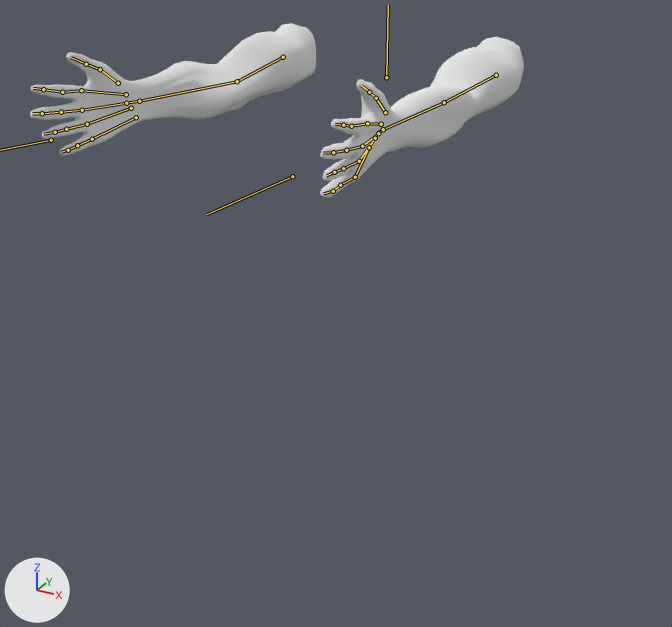
Before and after pictures for a commit that changed the Blender file arm.blend.
Camera for both pictures: a 50 mm camera at (0.751, -1.558, 0.288) aimed at (0.117, -0.405, -0.288). The axes (+X, +Y, +Z) are drawn at lower left. The lights are the same throughout. The bones that bend it are drawn over the model as lines.

Objects in the first picture: 'armLOW'.
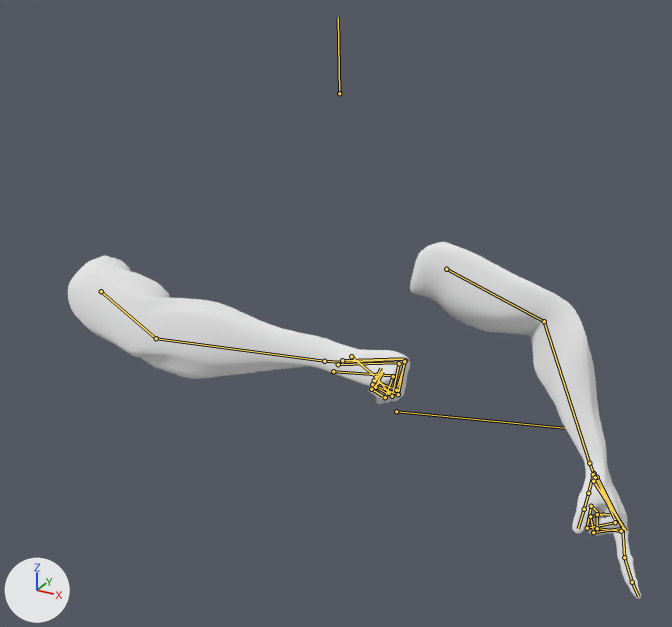
The newer file adds an action. The first version stands in its rest pose; the second is drawn at frame 20 of the action 'FUCKING_PUNCH'.

The edits, one by one:
Bone 'upper_arm.L' (bone_upper_arm_l) moves from (0.0, 0.0, 0.0) to (0.185, 0.228, -0.176).
Bone 'f_index.01.L' (bone_f_index_01_l) moves from (0.0, 0.0, 0.0) to (0.001, 0.005, 0.001).
Bone 'f_index.01.L' (bone_f_index_01_l) turns from (0, 0, 0) to (84, -20, 11) degrees about its own x, y and z.
Bone 'f_index.02.L' (bone_f_index_02_l) turns from (0, 0, 0) to (123, -20, -2) degrees about its own x, y and z.
Bone 'f_index.03.L' (bone_f_index_03_l) turns from (0, 0, 0) to (101, -17, 56) degrees about its own x, y and z.
Bone 'thumb.01.L' (bone_thumb_01_l) moves from (0.0, 0.0, 0.0) to (-0.003, 0.0, 0.002).
Bone 'thumb.01.L' (bone_thumb_01_l) turns from (0, 0, 0) to (-4, 33, 6) degrees about its own x, y and z.
Bone 'thumb.02.L' (bone_thumb_02_l) turns from (0, 0, 0) to (-11, -16, 22) degrees about its own x, y and z.
Bone 'thumb.03.L' (bone_thumb_03_l) turns from (0, 0, 0) to (9, -28, 13) degrees about its own x, y and z.
Bone 'f_middle.01.L' (bone_f_middle_01_l) moves from (0.0, 0.0, 0.0) to (-0.001, 0.002, -0.001).
Bone 'f_middle.01.L' (bone_f_middle_01_l) turns from (0, 0, 0) to (9, -20, 2) degrees about its own x, y and z.
Bone 'f_middle.02.L' (bone_f_middle_02_l) turns from (0, 0, 0) to (-12, 0, 0) degrees about its own x, y and z.
Bone 'f_middle.03.L' (bone_f_middle_03_l) turns from (0, 0, 0) to (-18, 0, 0) degrees about its own x, y and z.
Bone 'f_ring.01.L' (bone_f_ring_01_l) moves from (0.0, 0.0, 0.0) to (0.0, -0.001, 0.001).
Bone 'f_ring.01.L' (bone_f_ring_01_l) turns from (0, 0, 0) to (93, -6, -3) degrees about its own x, y and z.
Bone 'f_ring.02.L' (bone_f_ring_02_l) turns from (0, 0, 0) to (90, 0, 0) degrees about its own x, y and z.
Bone 'f_ring.03.L' (bone_f_ring_03_l) turns from (0, 0, 0) to (92, 28, 4) degrees about its own x, y and z.
Bone 'f_pinky.01.L' (bone_f_pinky_01_l) moves from (0.0, 0.0, 0.0) to (-0.004, 0.0, 0.007).
Bone 'f_pinky.01.L' (bone_f_pinky_01_l) turns from (0, 0, 0) to (104, 9, -8) degrees about its own x, y and z.
Bone 'f_pinky.02.L' (bone_f_pinky_02_l) turns from (0, 0, 0) to (94, 0, 0) degrees about its own x, y and z.
Bone 'f_pinky.03.L' (bone_f_pinky_03_l) turns from (0, 0, 0) to (70, 8, -2) degrees about its own x, y and z.
Bone 'hand.L.001' (bone_hand_l_001) moves from (0.0, 0.0, 0.0) to (-0.317, -0.259, -0.832).
Bone 'hand.L.001' (bone_hand_l_001) turns from (0, 0, 0) to (-52, 23, -24) degrees about its own x, y and z.
Bone 'upper_arm.R' (bone_upper_arm_r) moves from (0.0, 0.0, 0.0) to (-0.108, 0.618, -0.123).
Bone 'palm.01.R' (bone_palm_01_r) moves from (0.0, 0.0, 0.0) to (-0.004, -0.002, 0.005).
Bone 'palm.01.R' (bone_palm_01_r) turns from (0, 0, 0) to (1, -3, 2) degrees about its own x, y and z.
Bone 'f_index.01.R' (bone_f_index_01_r) moves from (0.0, 0.0, 0.0) to (-0.002, 0.003, 0.001).
Bone 'f_index.01.R' (bone_f_index_01_r) turns from (0, 0, 0) to (88, 15, -32) degrees about its own x, y and z.
Bone 'f_index.02.R' (bone_f_index_02_r) turns from (0, 0, 0) to (92, 34, -14) degrees about its own x, y and z.
Bone 'f_index.03.R' (bone_f_index_03_r) turns from (0, 0, 0) to (92, -2, -25) degrees about its own x, y and z.
Bone 'thumb.01.R' (bone_thumb_01_r) moves from (0.0, 0.0, 0.0) to (-0.002, -0.003, 0.005).
Bone 'thumb.01.R' (bone_thumb_01_r) turns from (0, 0, 0) to (13, -27, -36) degrees about its own x, y and z.
Bone 'thumb.02.R' (bone_thumb_02_r) turns from (0, 0, 0) to (-1, -18, -27) degrees about its own x, y and z.
Bone 'thumb.03.R' (bone_thumb_03_r) turns from (0, 0, 0) to (1, 29, -79) degrees about its own x, y and z.
Bone 'f_middle.01.R' (bone_f_middle_01_r) moves from (0.0, 0.0, 0.0) to (0.0, 0.001, 0.004).
Bone 'f_middle.01.R' (bone_f_middle_01_r) turns from (0, 0, 0) to (92, 5, -11) degrees about its own x, y and z.
Bone 'f_middle.02.R' (bone_f_middle_02_r) turns from (0, 0, 0) to (101, -1, 1) degrees about its own x, y and z.
Bone 'f_middle.03.R' (bone_f_middle_03_r) turns from (0, 0, 0) to (96, -9, -6) degrees about its own x, y and z.
Bone 'f_ring.01.R' (bone_f_ring_01_r) moves from (0.0, 0.0, 0.0) to (0.0, 0.002, 0.001).
Bone 'f_ring.01.R' (bone_f_ring_01_r) turns from (0, 0, 0) to (96, -7, -11) degrees about its own x, y and z.
Bone 'f_ring.02.R' (bone_f_ring_02_r) turns from (0, 0, 0) to (101, 0, 9) degrees about its own x, y and z.
Bone 'f_ring.03.R' (bone_f_ring_03_r) turns from (0, 0, 0) to (77, -29, 30) degrees about its own x, y and z.
Bone 'palm.04.R' (bone_palm_04_r) turns from (0, 0, 0) to (6, -2, -3) degrees about its own x, y and z.
Bone 'f_pinky.01.R' (bone_f_pinky_01_r) moves from (0.0, 0.0, 0.0) to (0.002, 0.002, 0.001).
Bone 'f_pinky.01.R' (bone_f_pinky_01_r) turns from (0, 0, 0) to (99, -1, -3) degrees about its own x, y and z.
Bone 'f_pinky.02.R' (bone_f_pinky_02_r) turns from (0, 0, 0) to (98, -7, 20) degrees about its own x, y and z.
Bone 'f_pinky.03.R' (bone_f_pinky_03_r) turns from (0, 0, 0) to (79, -29, 30) degrees about its own x, y and z.
Bone 'hand.R.001' (bone_hand_r_001) moves from (0.0, 0.0, 0.0) to (-0.6, 0.0, 0.06).
Bone 'hand.R.001' (bone_hand_r_001) turns from (0, 0, 0) to (146, -23, -54) degrees about its own x, y and z.

Where the change shows, as pixel boxes (x1, y1, x2, y2) in the pictures (672 x 627 px):
'armLOW', posed (16% wider, 105% taller)
    before: (30, 23, 524, 197)
    after: (68, 242, 642, 599)
bone 'upper_arm.L', root to tip
    before: (496, 75) to (444, 102)
    after: (446, 269) to (544, 321)
bone 'f_index.01.L', root to tip
    before: (367, 123) to (351, 126)
    after: (615, 522) to (587, 528)
bone 'f_index.02.L', root to tip
    before: (351, 126) to (343, 125)
    after: (587, 528) to (591, 506)
bone 'f_index.03.L', root to tip
    before: (343, 125) to (335, 124)
    after: (591, 506) to (601, 515)
bone 'thumb.01.L', root to tip
    before: (385, 112) to (376, 98)
    after: (593, 474) to (588, 493)
bone 'thumb.02.L', root to tip
    before: (376, 98) to (369, 92)
    after: (588, 493) to (584, 509)
bone 'thumb.03.L', root to tip
    before: (369, 92) to (361, 85)
    after: (584, 509) to (578, 528)
bone 'f_middle.01.L', root to tip
    before: (362, 146) to (346, 150)
    after: (622, 527) to (624, 557)
bone 'f_middle.02.L', root to tip
    before: (346, 150) to (333, 152)
    after: (624, 557) to (632, 582)
bone 'f_middle.03.L', root to tip
    before: (333, 152) to (323, 153)
    after: (632, 582) to (638, 596)
bone 'f_ring.01.L', root to tip
    before: (359, 161) to (343, 168)
    after: (623, 528) to (593, 532)
bone 'f_ring.02.L', root to tip
    before: (343, 168) to (334, 172)
    after: (593, 532) to (590, 516)
bone 'f_ring.03.L', root to tip
    before: (334, 172) to (326, 175)
    after: (590, 516) to (605, 513)
bone 'f_pinky.01.L', root to tip
    before: (355, 177) to (340, 185)
    after: (621, 531) to (597, 528)
bone 'f_pinky.02.L', root to tip
    before: (340, 185) to (333, 191)
    after: (597, 528) to (597, 514)
bone 'f_pinky.03.L', root to tip
    before: (333, 191) to (323, 193)
    after: (597, 514) to (609, 514)
bone 'upper_arm.R', root to tip
    before: (283, 57) to (237, 81)
    after: (101, 291) to (156, 338)
bone 'palm.01.R', root to tip
    before: (126, 94) to (81, 90)
    after: (342, 362) to (403, 359)
bone 'f_index.01.R', root to tip
    before: (81, 90) to (62, 92)
    after: (405, 360) to (396, 390)
bone 'f_index.02.R', root to tip
    before: (62, 92) to (43, 89)
    after: (396, 390) to (374, 380)
bone 'f_index.03.R', root to tip
    before: (43, 89) to (33, 88)
    after: (374, 380) to (381, 368)
bone 'thumb.01.R', root to tip
    before: (118, 83) to (100, 69)
    after: (351, 356) to (376, 377)
bone 'thumb.02.R', root to tip
    before: (100, 69) to (86, 64)
    after: (376, 377) to (389, 393)
bone 'thumb.03.R', root to tip
    before: (86, 64) to (71, 57)
    after: (389, 393) to (381, 398)
bone 'f_middle.01.R', root to tip
    before: (82, 110) to (61, 112)
    after: (404, 361) to (398, 394)
bone 'f_middle.02.R', root to tip
    before: (61, 112) to (42, 113)
    after: (398, 394) to (372, 384)
bone 'f_middle.03.R', root to tip
    before: (42, 113) to (32, 113)
    after: (372, 384) to (382, 371)
bone 'f_ring.01.R', root to tip
    before: (87, 124) to (66, 129)
    after: (399, 363) to (392, 396)
bone 'f_ring.02.R', root to tip
    before: (66, 129) to (55, 132)
    after: (392, 396) to (375, 387)
bone 'f_ring.03.R', root to tip
    before: (55, 132) to (43, 134)
    after: (375, 387) to (382, 372)
bone 'palm.04.R', root to tip
    before: (136, 117) to (92, 139)
    after: (333, 371) to (391, 375)
bone 'f_pinky.01.R', root to tip
    before: (92, 139) to (77, 145)
    after: (393, 376) to (385, 397)
bone 'f_pinky.02.R', root to tip
    before: (77, 145) to (68, 150)
    after: (385, 397) to (371, 389)
bone 'f_pinky.03.R', root to tip
    before: (68, 150) to (61, 152)
    after: (371, 389) to (379, 382)
